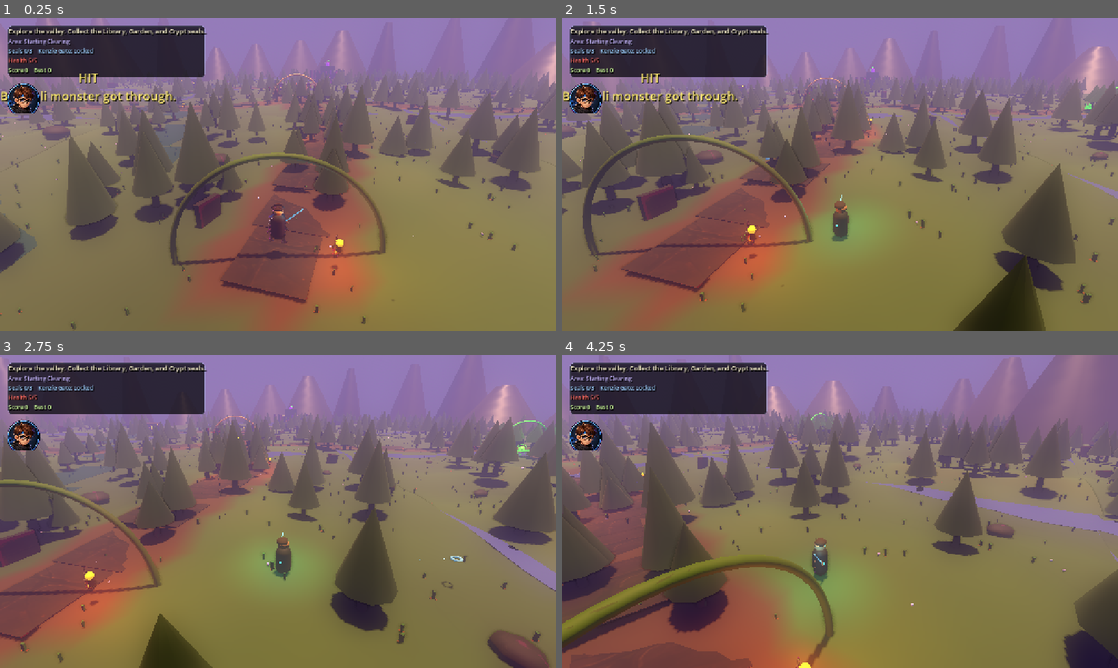
Above: before the commit, frames 1-4 (two rows, left to right).
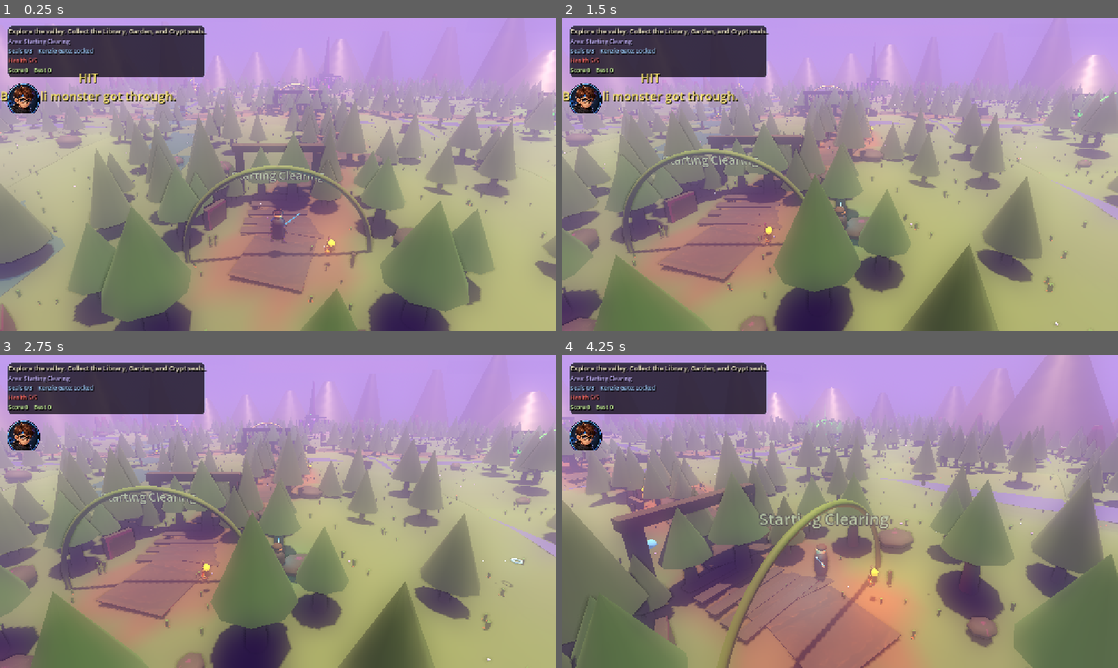
Above: after the commit, the same moments.

Repository: jfeldman9-rgb/RileyDungeonMaster
Game: Godot game, scene res://scenes/open_world_prototype.tscn
The game is run twice, just before and just after one commit, with the same random seed, the same clock (stepped at 60 frames per second) and the same inputs.
Inputs (mouse positions are in pixels of both pictures, inside the frame that each line leads up to):
- Up to frame 1 (0.25 s): no input
- Up to frame 2 (1.5 s): tap Enter (ui_accept) at 0.5, 0.77 s; move the mouse to (962, 158) at 0.52 s; hold D (move_right) 0.53-1.25 s; hold Shift (dash) 0.53-1.25 s; click (962, 158) at 0.67 s; drag from (728, 190) to (812, 237) at 1.27 s
- Up to frame 3 (2.75 s): move the mouse to (333, 442) at 2.02 s; hold D (move_right) from 2.03 s (still down); hold F (throw_star) from 2.03 s (still down)
- Up to frame 4 (4.25 s): release D (move_right) at 2.75 s; release F (throw_star) at 2.75 s; drag from (812, 574) to (673, 464) at 2.77 s; move the mouse to (1006, 558) at 3.52 s; hold A (move_left) from 3.53 s (still down); hold E from 3.53 s (still down); tap Enter (ui_accept) at 3.77 s

The runs differ from the first frame. In frame 1, 88% of the frame differs, in the area x 0-100%, y 0-100%; in frame 2, 91%; in frame 3, 89%; in frame 4, 89%.

Commit message:
Restore richer open world adventure visuals

Diff:
--- a/scripts/camera_rig.gd
+++ b/scripts/camera_rig.gd
@@ -2,13 +2,13 @@
 class_name CameraRig
 
 @export var target_path: NodePath
-@export var follow_distance := 11.4
-@export var follow_height := 7.35
-@export var look_ahead := 5.6
-@export var smoothing := 8.0
+@export var follow_distance := 13.2
+@export var follow_height := 8.35
+@export var look_ahead := 7.2
+@export var smoothing := 8.6
 @export var rotate_speed := 1.65
-@export var portrait_height_bonus := 4.8
-@export var portrait_distance_bonus := 5.2
+@export var portrait_height_bonus := 5.6
+@export var portrait_distance_bonus := 6.6
 
 var yaw := 0.0
 var target: Node3D
--- a/scripts/day_night_cycle.gd
+++ b/scripts/day_night_cycle.gd
@@ -50,11 +50,12 @@
 	var daylight := clampf(sin(angle), 0.0, 1.0)
 	if sun:
 		sun.rotation_degrees = Vector3(-15.0 - daylight * 70.0, time_of_day * 360.0, 0.0)
-		sun.light_energy = lerpf(0.05, 1.15, daylight)
+		sun.light_energy = lerpf(0.12, 1.72, daylight)
+		sun.light_color = Color(1.0, 0.72 + daylight * 0.1, 0.42 + daylight * 0.12)
 		sun.visible = daylight > 0.03
 	if moon:
 		moon.rotation_degrees = Vector3(-75.0, time_of_day * 360.0 + 180.0, 0.0)
-		moon.light_energy = lerpf(0.45, 0.08, daylight)
+		moon.light_energy = lerpf(0.58, 0.12, daylight)
 		moon.visible = daylight < 0.8
 
 
--- a/scripts/visual_director.gd
+++ b/scripts/visual_director.gd
@@ -9,6 +9,7 @@
 func _ready() -> void:
 	_apply_environment()
 	_apply_lighting()
+	call_deferred("_build_horizon_accents")
 
 
 func _apply_environment() -> void:
@@ -30,28 +31,28 @@
 	env.background_mode = Environment.BG_SKY
 	env.sky = sky
 	env.fog_enabled = true
-	env.fog_density = 0.008
-	env.fog_light_color = Color(0.42, 0.36, 0.52)
+	env.fog_density = 0.007
+	env.fog_light_color = Color(0.46, 0.38, 0.58)
 	env.ambient_light_source = Environment.AMBIENT_SOURCE_COLOR
-	env.ambient_light_color = Color(0.16, 0.16, 0.24)
-	env.ambient_light_energy = 0.38
+	env.ambient_light_color = Color(0.18, 0.17, 0.26)
+	env.ambient_light_energy = 0.44
 	env.set("volumetric_fog_enabled", true)
 	env.set("volumetric_fog_density", 0.015)
 	env.set("volumetric_fog_albedo", Color(0.34, 0.30, 0.46))
 	env.set("volumetric_fog_emission", Color(0.04, 0.03, 0.09))
 	env.set("volumetric_fog_emission_energy", 0.42)
 	env.set("glow_enabled", true)
-	env.set("glow_intensity", 1.3)
-	env.set("glow_bloom", 0.55)
-	env.set("glow_strength", 1.2)
+	env.set("glow_intensity", 1.55)
+	env.set("glow_bloom", 0.72)
+	env.set("glow_strength", 1.32)
 	env.set("ssao_enabled", true)
 	env.set("ssao_radius", 3.2)
 	env.set("ssao_intensity", 3.1)
 	env.set("ssao_power", 1.65)
 	env.set("adjustment_enabled", true)
 	env.set("adjustment_brightness", 0.96)
-	env.set("adjustment_contrast", 1.24)
-	env.set("adjustment_saturation", 1.18)
+	env.set("adjustment_contrast", 1.28)
+	env.set("adjustment_saturation", 1.26)
 	env.set("dof_blur_far_enabled", true)
 	env.set("dof_blur_far_distance", 64.0)
 	env.set("dof_blur_far_transition", 28.0)
@@ -70,3 +71,53 @@
 		moon.light_color = Color(0.38, 0.48, 1.0)
 		moon.light_energy = 0.45
 		moon.shadow_enabled = true
+
+
+func _build_horizon_accents() -> void:
+	var parent := get_parent() as Node3D
+	if not parent or parent.has_node("VisualHorizonAccents"):
+		return
+	var root := Node3D.new()
+	root.name = "VisualHorizonAccents"
+	parent.add_child(root)
+	_add_cloud_band(root, Vector3(-52.0, 34.0, -142.0), Vector3(72.0, 4.8, 0.1), Color(0.38, 0.30, 0.56, 0.20))
+	_add_cloud_band(root, Vector3(36.0, 29.0, -128.0), Vector3(88.0, 5.2, 0.1), Color(0.62, 0.36, 0.46, 0.16))
+	_add_cloud_band(root, Vector3(-86.0, 24.0, -96.0), Vector3(50.0, 3.6, 0.1), Color(0.24, 0.32, 0.55, 0.18))
+	_add_cloud_band(root, Vector3(92.0, 23.0, -82.0), Vector3(54.0, 4.0, 0.1), Color(0.32, 0.26, 0.48, 0.18))
+	_add_moon_disc(root)
+
+
+func _add_cloud_band(parent: Node3D, pos: Vector3, size: Vector3, color: Color) -> void:
+	var band := MeshInstance3D.new()
+	var mesh := BoxMesh.new()
+	mesh.size = size
+	band.mesh = mesh
+	band.position = pos
+	var material := StandardMaterial3D.new()
+	material.transparency = BaseMaterial3D.TRANSPARENCY_ALPHA
+	material.shading_mode = BaseMaterial3D.SHADING_MODE_UNSHADED
+	material.albedo_color = color
+	material.emission_enabled = true
+	material.emission = Color(color.r, color.g, color.b)
+	material.emission_energy_multiplier = 0.18
+	band.material_override = material
+	parent.add_child(band)
+
+
+func _add_moon_disc(parent: Node3D) -> void:
+	var moon := MeshInstance3D.new()
+	var mesh := SphereMesh.new()
+	mesh.radius = 4.5
+	mesh.height = 9.0
+	mesh.radial_segments = 24
+	mesh.rings = 12
+	moon.mesh = mesh
+	moon.position = Vector3(-72.0, 48.0, -132.0)
+	var material := StandardMaterial3D.new()
+	material.shading_mode = BaseMaterial3D.SHADING_MODE_UNSHADED
+	material.albedo_color = Color(0.72, 0.78, 1.0)
+	material.emission_enabled = true
+	material.emission = Color(0.46, 0.56, 1.0)
+	material.emission_energy_multiplier = 0.52
+	moon.material_override = material
+	parent.add_child(moon)
--- a/scripts/world_chunk.gd
+++ b/scripts/world_chunk.gd
@@ -14,7 +14,9 @@
 var atmosphere_motes: Array[MeshInstance3D] = []
 
 const STONE_TILE_A := preload("res://assets/generated/stone_tile_a.png")
+const STONE_TILE_B := preload("res://assets/generated/stone_tile_b.png")
 const STONE_TILE_C := preload("res://assets/generated/stone_tile_c.png")
+const STONE_TILE_D := preload("res://assets/generated/stone_tile_d.png")
 const BANNER_A := preload("res://assets/generated/banner_a.png")
 const BANNER_B := preload("res://assets/generated/banner_b.png")
 const BANNER_C := preload("res://assets/generated/banner_c.png")
@@ -68,8 +70,10 @@
 	_configure_noise()
 	_build_terrain()
 	_build_path_marks()
+	_build_path_edge_details()
 	_build_foliage()
 	_build_scattered_adventure_props()
+	_build_valley_edge_silhouettes()
 	_build_atmosphere_motes()
 	_build_landmark_markers()
 
@@ -143,13 +147,28 @@
 	var world_z := local_z + position.z
 	var path_factor := 1.0 if _near_major_path(Vector3(world_x, 0.0, world_z), 3.8) else 0.0
 	if path_factor > 0.5:
-		return Color(0.22, 0.15, 0.09)
+		return _region_tinted_color(Vector3(world_x, 0.0, world_z), Color(0.22, 0.15, 0.09), 0.22)
 	var n := noise.get_noise_2d(world_x * 1.7 + 100.0, world_z * 1.7 - 80.0)
 	var low := Color(0.09, 0.18, 0.085)
 	var mid := Color(0.18, 0.31, 0.12)
 	var high := Color(0.28, 0.29, 0.18)
 	var t := clampf((height + 1.4) / 3.2 + n * 0.15, 0.0, 1.0)
-	return low.lerp(mid, clampf(t * 1.25, 0.0, 1.0)).lerp(high, maxf(0.0, t - 0.72) * 1.5)
+	var base := low.lerp(mid, clampf(t * 1.25, 0.0, 1.0)).lerp(high, maxf(0.0, t - 0.72) * 1.5)
+	return _region_tinted_color(Vector3(world_x, 0.0, world_z), base, 0.34)
+
+
+func _region_tinted_color(world_pos: Vector3, base: Color, strength: float) -> Color:
+	var result := base
+	for landmark in LANDMARKS:
+		var center: Vector3 = landmark["position"] as Vector3
+		var dist := Vector2(world_pos.x - center.x, world_pos.z - center.z).length()
+		var radius := 34.0 if str(landmark["kind"]) != "tower" else 44.0
+		if dist > radius:
+			continue
+		var tint: Color = landmark["color"] as Color
+		var influence := (1.0 - smoothstep(0.0, radius, dist)) * strength
+		result = result.lerp(tint.darkened(0.35), influence)
+	return result
 
 
 func _build_path_marks() -> void:
@@ -173,6 +192,34 @@
 				_add_torch(lantern_pos, Color(1.0, 0.52, 0.18))
 
 
+func _build_path_edge_details() -> void:
+	var rng := RandomNumberGenerator.new()
+	rng.seed = seed + chunk_coord.x * 81001 + chunk_coord.y * 83003
+	for segment in PATH_SEGMENTS:
+		var from: Vector3 = segment[0]
+		var to: Vector3 = segment[1]
+		var length := from.distance_to(to)
+		var steps := maxi(2, int(length / 5.8))
+		var dir := (to - from).normalized()
+		var side_dir := Vector3(-dir.z, 0.0, dir.x)
+		for i in range(steps + 1):
+			var t := float(i) / float(steps)
+			var world_pos := from.lerp(to, t)
+			if not _contains_world_point(world_pos):
+				continue
+			var stagger := sin(t * TAU * 2.0 + float(chunk_coord.x - chunk_coord.y)) * 0.45
+			for side_index in [-1, 1]:
+				if rng.randf() > 0.58:
+					continue
+				var offset := side_dir * (float(side_index) * rng.randf_range(2.8, 4.6) + stagger)
+				var local := Vector3(world_pos.x - position.x + offset.x, 0.0, world_pos.z - position.z + offset.z)
+				local.y = sample_height(local.x, local.z) + 0.12
+				if rng.randf() < 0.52:
+					_add_waystone(local, rng.randf_range(0.45, 0.95), rng)
+				else:
+					_add_grass_tuft(local, rng.randf_range(0.8, 1.45), rng)
+
+
 func _add_path_slab(local_pos: Vector3, dir: Vector3, width: float) -> void:
 	var path := MeshInstance3D.new()
 	var mesh := BoxMesh.new()
@@ -180,7 +227,7 @@
 	path.mesh = mesh
 	path.position = local_pos
 	path.rotation.y = atan2(dir.x, dir.z)
-	path.material_override = _make_path_material()
+	path.material_override = _make_path_material(local_pos)
 	add_child(path)
 
 
@@ -194,7 +241,7 @@
 func _build_scattered_adventure_props() -> void:
 	var rng := RandomNumberGenerator.new()
 	rng.seed = seed + chunk_coord.x * 31013 + chunk_coord.y * 41017
-	for i in range(18):
+	for i in range(26):
 		var lx := rng.randf_range(-chunk_size * 0.47, chunk_size * 0.47)
 		var lz := rng.randf_range(-chunk_size * 0.47, chunk_size * 0.47)
 		if _near_major_path(Vector3(lx + position.x, 0.0, lz + position.z), 3.2):
@@ -204,6 +251,35 @@
 			_add_rock(Vector3(lx, sample_height(lx, lz) + 0.28 * scale, lz), scale, rng)
 		else:
 			_add_ruin_shard(Vector3(lx, sample_height(lx, lz) + 0.42 * scale, lz), scale, rng)
+
+
+func _build_valley_edge_silhouettes() -> void:
+	var rng := RandomNumberGenerator.new()
+	rng.seed = seed + chunk_coord.x * 91009 + chunk_coord.y * 93001
+	var chunk_center := Vector3(position.x, 0.0, position.z)
+	var map_center := Vector3(0.0, 0.0, -42.0)
+	var dist_from_center := Vector2(chunk_center.x - map_center.x, chunk_center.z - map_center.z).length()
+	if dist_from_center < 66.0:
+		return
+	for i in range(8):
+		var local_angle := rng.randf_range(0.0, TAU)
+		var lx := cos(local_angle) * rng.randf_range(chunk_size * 0.18, chunk_size * 0.48)
+		var lz := sin(local_angle) * rng.randf_range(chunk_size * 0.18, chunk_size * 0.48)
+		var world := Vector3(lx + position.x, 0.0, lz + position.z)
+		if _near_major_path(world, 11.0):
+			continue
+		var height := rng.randf_range(3.0, 8.5)
+		var ridge := MeshInstance3D.new()
+		var mesh := CylinderMesh.new()
+		mesh.top_radius = rng.randf_range(0.25, 0.75)
+		mesh.bottom_radius = rng.randf_range(1.6, 3.2)
+		mesh.height = height
+		mesh.radial_segments = 5
+		ridge.mesh = mesh
+		ridge.position = Vector3(lx, sample_height(lx, lz) + height * 0.5 - 0.25, lz)
+		ridge.rotation_degrees = Vector3(rng.randf_range(-8.0, 8.0), rng.randf_range(0.0, 360.0), rng.randf_range(-8.0, 8.0))
+		ridge.material_override = _make_stone_material(Color(0.12, 0.12, 0.13).lerp(Color(0.20, 0.18, 0.17), rng.randf()))
+		add_child(ridge)
 
 
 func _build_atmosphere_motes() -> void:
@@ -433,6 +509,7 @@
 		_build_crypt_landmark(local_pos, color)
 	else:
 		_build_clearing_landmark(local_pos, color)
+	_add_landmark_label(local_pos + Vector3.UP * 4.8, landmark_name, color)
 
 
 func _build_clearing_landmark(center: Vector3, color: Color) -> void:
@@ -448,6 +525,7 @@
 	add_child(ring)
 	_add_ground_glow(center, color, 0.38)
 	_add_moonbeam(center + Vector3.UP * 0.1, color)
+	_add_starting_clearing_frame(center)
 
 
 func _build_tower_landmark(center: Vector3, color: Color) -> void:
@@ -461,6 +539,7 @@
 	_add_banner(center + Vector3(3.0, 2.7, -4.4), BANNER_C)
 	_add_crystal_cluster(center + Vector3(0.0, 0.7, 4.2), color)
 	_add_moonbeam(center, color)
+	_add_ruined_arch(center + Vector3(0.0, 0.55, 7.4), 7.8, 4.8, color)
 	var light := OmniLight3D.new()
 	light.position = center + Vector3(0.0, 4.8, 0.0)
 	light.light_color = color
@@ -484,6 +563,7 @@
 	_add_banner(center + Vector3(3.2, 2.0, -5.05), BANNER_A)
 	_add_crystal_cluster(center + Vector3(0.0, 0.5, 0.0), Color(1.0, 0.65, 0.25))
 	_add_moonbeam(center, Color(1.0, 0.62, 0.22))
+	_add_ruined_arch(center + Vector3(0.0, 0.4, 6.3), 8.6, 3.8, Color(0.48, 0.40, 0.31))
 
 
 func _build_bridge_landmark(center: Vector3, color: Color) -> void:
@@ -493,6 +573,7 @@
 		for z in [-4.8, 4.8]:
 			_add_column(center + Vector3(x, 1.05, z), 0.28, 2.1, color)
 			_add_torch(center + Vector3(x, 2.35, z), Color(0.95, 0.48, 0.22))
+	_add_waterfall_hint(center + Vector3(-5.8, 0.2, 0.0))
 
 
 func _build_library_landmark(center: Vector3, color: Color) -> void:
@@ -506,6 +587,7 @@
 	_add_crystal_cluster(center + Vector3(-4.0, 0.45, 1.8), Color(0.35, 0.65, 1.0))
 	_add_crystal_cluster(center + Vector3(4.0, 0.45, 1.8), Color(0.35, 0.65, 1.0))
 	_add_moonbeam(center, Color(0.32, 0.48, 1.0))
+	_add_ruined_arch(center + Vector3(0.0, 0.45, 4.0), 6.8, 3.6, Color(0.24, 0.28, 0.48))
 
 
 func _build_garden_landmark(center: Vector3, color: Color) -> void:
@@ -540,6 +622,84 @@
 	_add_banner(center + Vector3(0.0, 2.2, 1.0), BANNER_C)
 	_add_crystal_cluster(center + Vector3(0.0, 0.45, 3.2), Color(1.0, 0.72, 0.28))
 	_add_moonbeam(center, Color(1.0, 0.72, 0.28))
+	_add_ruined_arch(center + Vector3(0.0, 0.5, 5.0), 6.2, 3.9, Color(0.56, 0.42, 0.21))
+
+
+func _add_starting_clearing_frame(center: Vector3) -> void:
+	var rng := RandomNumberGenerator.new()
+	rng.seed = seed + 120011
+	for i in range(18):
+		var angle := TAU * float(i) / 18.0
+		var radius := 7.5 + sin(float(i) * 1.7) * 1.2
+		var pos := center + Vector3(cos(angle) * radius, 0.0, sin(angle) * radius)
+		pos.y = sample_height(pos.x, pos.z)
+		if i % 3 == 0:
+			_add_rock(pos + Vector3.UP * 0.45, rng.randf_range(0.9, 1.65), rng)
+		else:
+			_add_tree(pos, rng.randf_range(1.0, 1.75), Color(0.035, 0.22, 0.065))
+	var arch_center := center + Vector3(0.0, 0.45, -7.8)
+	arch_center.y = sample_height(arch_center.x, arch_center.z) + 0.45
+	_add_ruined_arch(arch_center, 6.0, 3.4, Color(0.36, 0.31, 0.25))
+	for step in range(5):
+		var step_center := center + Vector3(0.0, 0.08 + float(step) * 0.035, -2.4 - float(step) * 1.1)
+		step_center.y = sample_height(step_center.x, step_center.z) + 0.08 + float(step) * 0.035
+		_add_box(step_center, Vector3(4.8 - float(step) * 0.25, 0.12, 0.65), Color(0.25, 0.22, 0.18))
+
+
+func _add_ruined_arch(center: Vector3, width: float, height: float, color: Color) -> void:
+	var side_x := width * 0.5
+	_add_box(center + Vector3(-side_x, height * 0.5, 0.0), Vector3(0.58, height, 0.72), color)
+	_add_box(center + Vector3(side_x, height * 0.5, 0.0), Vector3(0.58, height * 0.82, 0.72), color.darkened(0.04))
+	_add_box(center + Vector3(0.0, height, 0.0), Vector3(width + 1.0, 0.55, 0.72), color.lightened(0.04))
+	_add_box(center + Vector3(-side_x - 0.35, 0.25, 0.45), Vector3(1.1, 0.5, 1.2), color.darkened(0.12))
+	_add_box(center + Vector3(side_x + 0.35, 0.18, -0.45), Vector3(1.0, 0.36, 1.0), color.darkened(0.10))
+
+
+func _add_waterfall_hint(local_pos: Vector3) -> void:
+	var fall := MeshInstance3D.new()
+	var mesh := BoxMesh.new()
+	mesh.size = Vector3(1.4, 4.6, 0.08)
+	fall.mesh = mesh
+	fall.position = local_pos + Vector3.UP * 2.1
+	var material := StandardMaterial3D.new()
+	material.transparency = BaseMaterial3D.TRANSPARENCY_ALPHA
+	material.albedo_color = Color(0.36, 0.68, 0.88, 0.42)
+	material.emission_enabled = true
+	material.emission = Color(0.14, 0.38, 0.62)
+	material.emission_energy_multiplier = 0.22
+	material.roughness = 0.18
+	fall.material_override = material
+	add_child(fall)
+
+
+func _add_waystone(local_pos: Vector3, scale: float, rng: RandomNumberGenerator) -> void:
+	var stone := MeshInstance3D.new()
+	var mesh := BoxMesh.new()
+	mesh.size = Vector3(0.34, rng.randf_range(0.75, 1.45), 0.22) * scale
+	stone.mesh = mesh
+	stone.position = local_pos + Vector3.UP * (mesh.size.y * 0.5)
+	stone.rotation_degrees = Vector3(rng.randf_range(-5.0, 5.0), rng.randf_range(0.0, 360.0), rng.randf_range(-4.0, 4.0))
+	stone.material_override = _make_stone_material(Color(0.22, 0.20, 0.18))
+	add_child(stone)
+	if rng.randf() < 0.38:
+		var rune := OmniLight3D.new()
+		rune.position = stone.position + Vector3.UP * (mesh.size.y * 0.34)
+		rune.light_color = Color(0.55, 0.68, 1.0)
+		rune.light_energy = 0.12
+		rune.omni_range = 3.0
+		add_child(rune)
+
+
+func _add_grass_tuft(local_pos: Vector3, scale: float, rng: RandomNumberGenerator) -> void:
+	for i in range(4):
+		var blade := MeshInstance3D.new()
+		var mesh := BoxMesh.new()
+		mesh.size = Vector3(0.055, rng.randf_range(0.35, 0.7), 0.055) * scale
+		blade.mesh = mesh
+		blade.position = local_pos + Vector3(rng.randf_range(-0.25, 0.25), mesh.size.y * 0.5, rng.randf_range(-0.25, 0.25))
+		blade.rotation_degrees = Vector3(rng.randf_range(-12.0, 12.0), rng.randf_range(0.0, 360.0), rng.randf_range(-12.0, 12.0))
+		blade.material_override = _make_material(Color(0.11, 0.30, 0.09), 0.96)
+		add_child(blade)
 
 
 func _add_box(center: Vector3, size: Vector3, color: Color) -> void:
@@ -693,6 +853,19 @@
 	add_child(banner)
 
 
+func _add_landmark_label(local_pos: Vector3, text: String, color: Color) -> void:
+	var label := Label3D.new()
+	label.text = text
+	label.position = local_pos
+	label.billboard = BaseMaterial3D.BILLBOARD_FIXED_Y
+	label.font_size = 32
+	label.pixel_size = 0.018
+	label.modulate = color.lightened(0.42)
+	label.outline_size = 8
+	label.outline_modulate = Color(0.02, 0.015, 0.03, 0.92)
+	add_child(label)
+
+
 func _make_terrain_material() -> StandardMaterial3D:
 	var material := StandardMaterial3D.new()
 	material.vertex_color_use_as_albedo = true
@@ -701,18 +874,21 @@
 	return material
 
 
-func _make_path_material() -> StandardMaterial3D:
+func _make_path_material(local_pos: Vector3 = Vector3.ZERO) -> StandardMaterial3D:
 	var material := StandardMaterial3D.new()
-	material.albedo_color = Color(0.31, 0.22, 0.14)
-	material.albedo_texture = STONE_TILE_C
-	material.roughness = 0.9
+	var n: float = abs(sin(local_pos.x * 0.31 + local_pos.z * 0.17 + float(chunk_coord.x * 13 + chunk_coord.y * 7)))
+	material.albedo_color = Color(0.27, 0.19, 0.12).lerp(Color(0.38, 0.29, 0.19), n * 0.45)
+	material.albedo_texture = STONE_TILE_C if n < 0.5 else STONE_TILE_D
+	material.roughness = 0.84
+	material.metallic = 0.0
 	return material
 
 
 func _make_stone_material(color: Color) -> StandardMaterial3D:
 	var material := StandardMaterial3D.new()
 	material.albedo_color = color.lightened(0.08)
-	material.albedo_texture = STONE_TILE_A
+	var brightness := (color.r + color.g + color.b) / 3.0
+	material.albedo_texture = STONE_TILE_A if brightness < 0.42 else STONE_TILE_B
 	material.roughness = 0.78
 	material.metallic = 0.02
 	return material
--- a/scripts/world_objective_manager.gd
+++ b/scripts/world_objective_manager.gd
@@ -98,6 +98,7 @@
 		ring.rotation_degrees.x = 90.0
 		ring.material_override = _make_emissive_material(def["color"] as Color, 0.75)
 		pickup.add_child(ring)
+		_add_seal_beacon(pickup, def["color"] as Color)
 		pickups[seal_id] = pickup
 
 
@@ -139,6 +140,8 @@
 	tower.name = "DistantKenzieTower"
 	tower.position = Vector3(22.0, 0.0, -108.0)
 	add_child(tower)
+	for step in range(9):
+		_add_box(tower, Vector3(0.0, 0.16 + float(step) * 0.09, 11.5 - float(step) * 1.25), Vector3(8.8 - float(step) * 0.28, 0.28, 1.1), Color(0.22, 0.18, 0.23))
 	_add_box(tower, Vector3(0.0, 0.5, 0.0), Vector3(15.0, 1.0, 15.0), Color(0.18, 0.15, 0.20))
 	_add_box(tower, Vector3(0.0, 2.1, 0.0), Vector3(9.0, 3.2, 8.0), Color(0.24, 0.20, 0.28))
 	_add_box(tower, Vector3(0.0, 5.2, -1.5), Vector3(5.4, 3.4, 4.6), Color(0.18, 0.14, 0.23))
@@ -190,6 +193,22 @@
 	light.light_energy = 3.4
 	light.omni_range = 42.0
 	tower.add_child(light)
+	var sky_spire := MeshInstance3D.new()
+	var spire_mesh := CylinderMesh.new()
+	spire_mesh.top_radius = 0.2
+	spire_mesh.bottom_radius = 1.6
+	spire_mesh.height = 15.0
+	spire_mesh.radial_segments = 7
+	sky_spire.mesh = spire_mesh
+	sky_spire.position = Vector3(0.0, 14.2, -1.5)
+	sky_spire.material_override = _make_emissive_material(Color(0.18, 0.08, 0.32), 0.18)
+	tower.add_child(sky_spire)
+	var beacon := OmniLight3D.new()
+	beacon.position = Vector3(0.0, 15.5, -1.5)
+	beacon.light_color = Color(0.85, 0.35, 1.0)
+	beacon.light_energy = 4.8
+	beacon.omni_range = 56.0
+	tower.add_child(beacon)
 
 
 func _add_kenzie_aura(parent: Node3D) -> void:
@@ -218,6 +237,44 @@
 	parent.add_child(particles)
 
 
+func _add_seal_beacon(parent: Node3D, color: Color) -> void:
+	var beam := MeshInstance3D.new()
+	var mesh := CylinderMesh.new()
+	mesh.top_radius = 0.18
+	mesh.bottom_radius = 0.38
+	mesh.height = 9.0
+	mesh.radial_segments = 18
+	beam.mesh = mesh
+	beam.position = Vector3.UP * 4.5
+	var material := StandardMaterial3D.new()
+	material.transparency = BaseMaterial3D.TRANSPARENCY_ALPHA
+	material.albedo_color = Color(color.r, color.g, color.b, 0.24)
+	material.emission_enabled = true
+	material.emission = color
+	material.emission_energy_multiplier = 0.72
+	material.roughness = 0.5
+	beam.material_override = material
+	parent.add_child(beam)
+
+	var halo := MeshInstance3D.new()
+	var halo_mesh := TorusMesh.new()
+	halo_mesh.inner_radius = 1.35
+	halo_mesh.outer_radius = 1.48
+	halo_mesh.ring_segments = 44
+	halo.mesh = halo_mesh
+	halo.position = Vector3.UP * 2.8
+	halo.rotation_degrees.x = 90.0
+	halo.material_override = _make_emissive_material(color, 0.9)
+	parent.add_child(halo)
+
+	var light := OmniLight3D.new()
+	light.position = Vector3.UP * 3.2
+	light.light_color = color
+	light.light_energy = 1.9
+	light.omni_range = 16.0
+	parent.add_child(light)
+
+
 func _build_valley_backdrop() -> void:
 	var ring_radius := 118.0
 	for i in range(30):
